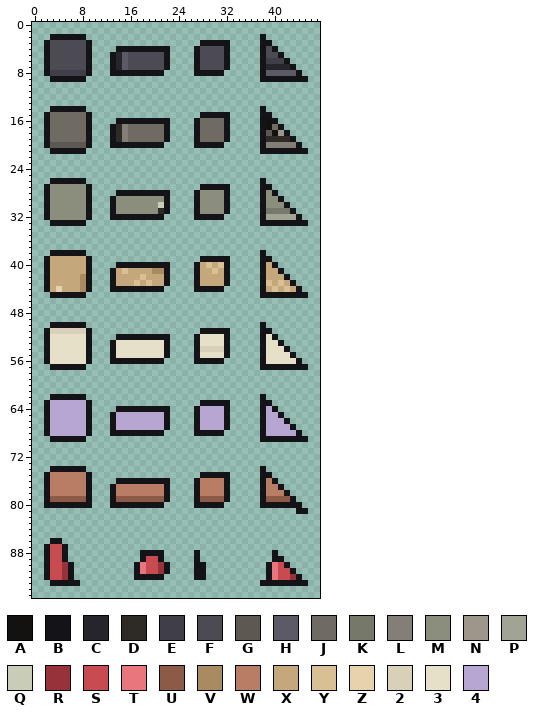
Pixel-art file: Aseprite asset/tiles/tile_debris.aseprite. The first picture shows the starting point.
48x96 pixels, 1 frame. Colours within 5 levels of each other are drawn and written as one.
Palette (. is transparent): A #141210  B #141317  C #26252b  D #2e2b27  E #403e47  F #4c4a53  G #5d5952  H #5c5a64  J #6f6a62  K #767969  L #847f76  M #8b8e7d  N #9d978b  P #a1a492  Q #c9ccb6  R #97323b  S #c94b52  T #e9767d  U #8d5a47  V #a88b60  W #b97c64  X #c4a77a  Y #d8bf94  Z #e6d3ac  2 #d9d1b7  3 #e7e0c9  4 #b6a6d1
Pixels before (only the part around the change), first column x 0:
 4 ..BFFFFFFB....BBBBBBBBB....BFFFFB.....BFB.......
 5 ..BFFFFFFB...BCHFFFFFFB....BFFFFB.....BFFB......
 6 ..BFFFFFFB...BCHFFFFFFB....BFFFFB.....BEEEB.....
 7 ..BFFFFFFB...BCHFFFFFFB....BFFFFB.....BCCCCB....
 8 ..BEEEEEEB...BBBBBBBBB.....BBBBB......BHHHHHB...
 9 ...BBBBBB.............................BBBBBBBB..
10 ................................................
11 ................................................
12 ................................................
13 ................................................
14 ...BBBBBB.............................B.........
15 ..BJJJJJJB..................BBBBB.....BB........
16 ..BJJJJJJB....BBBBBBBBB....BJJJJB.....BAB.......
17 ..BJJJJJJB...BDLJJJJJJB....BJJJJB.....BAJB......
18 ..BJJJJJJB...BDLJJJJJJB....BJJJJB.....BGANB.....
19 ..BJJJJJJB...BDLJJJJJJB....BJJJJB.....BDDDDB....
20 ..BGGGGGGB...BBBBBBBBB.....BBBBB......BLLLLLB...
21 ...BBBBBB.............................BBBBBBBB..
22 ................................................
23 ................................................
24 ................................................
25 ................................................
26 ...BBBBBB.............................B.........
27 ..BMMMMMMB..................BBBBB.....BB........
28 ..BMMMMMMB....BBBBBBBBB....BMMMMB.....BMB.......
29 ..BMMMMMMB...BMMMMMMMMB....BMMMMB.....BMMB......
30 ..BMMMMMMB...BMMMMMMMQB....BMMMMB.....BMMMB.....
31 ..BMMMMMMB...BMMMMMMMDB....BMMMMB.....BKKKKB....
Now the later version:
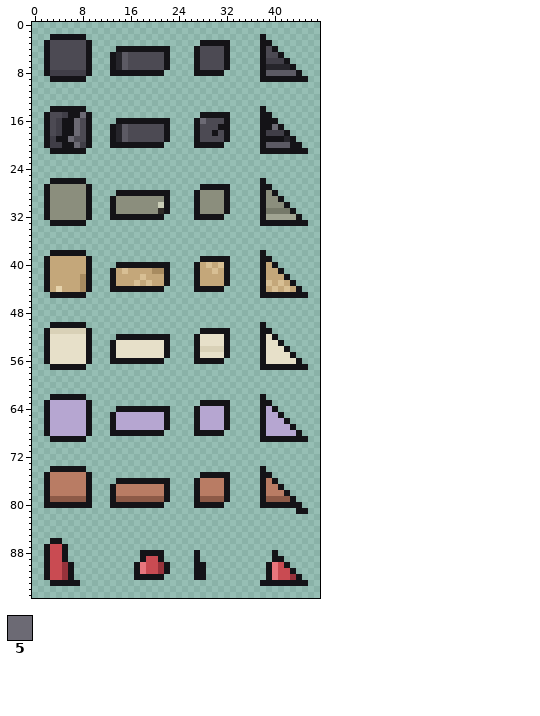
Colours new in this view: 5 #6c6a74
Difference:
Changed rows in their new state; - is an unchanged pixel.
first column x 3:
15 FFEBB5-----------------------------------
16 FEBB5F-------------------5FFF-------B----
17 FEBB5F-----CHFFFFFF------FFFB-------B5---
18 FEBB5F-----CHFFFFFF------FFBF-------EEE--
19 EBB5FF-----CHFFFFFF------FFFF-------BBBC-
20 EEBB5E------------------------------HHHHB
